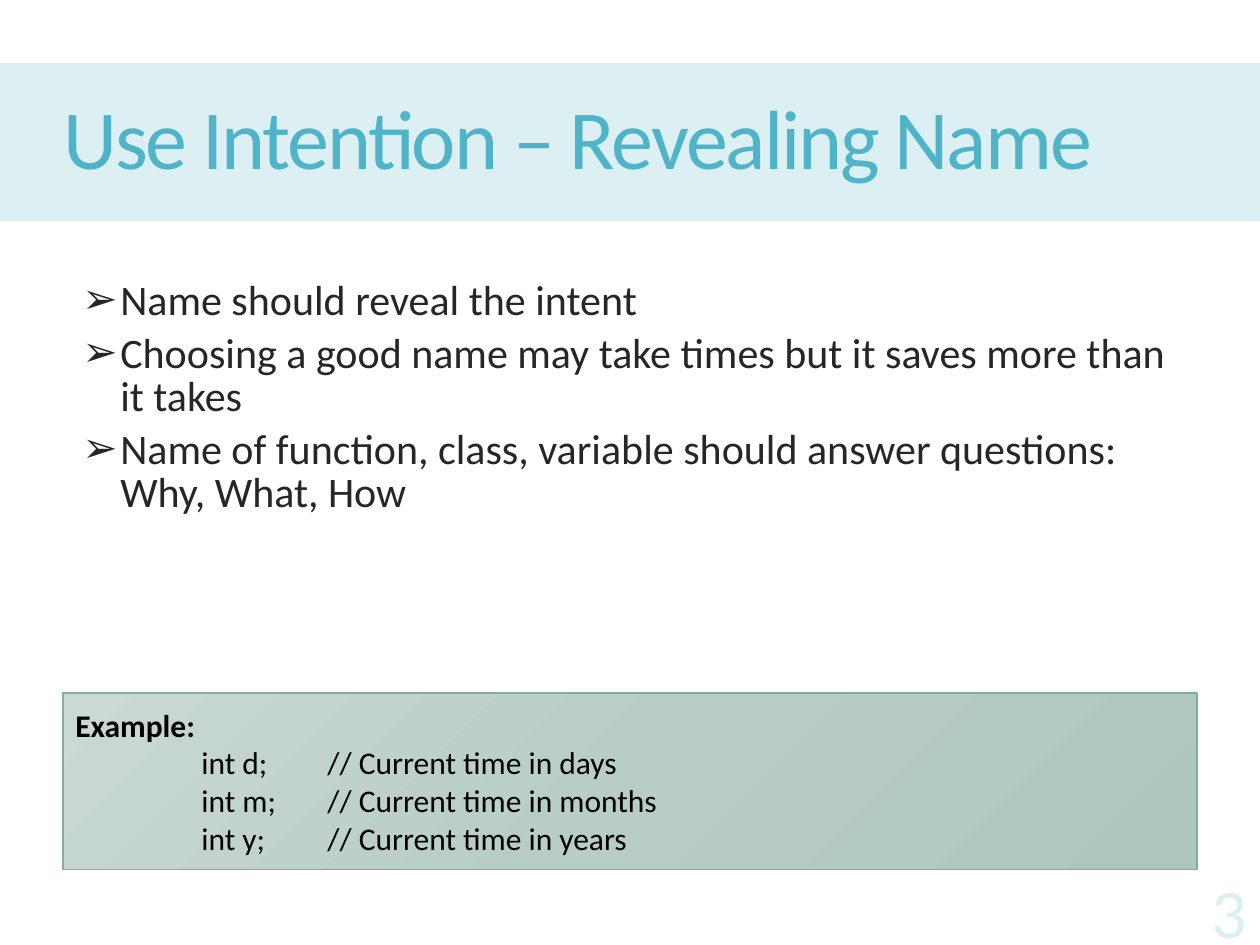
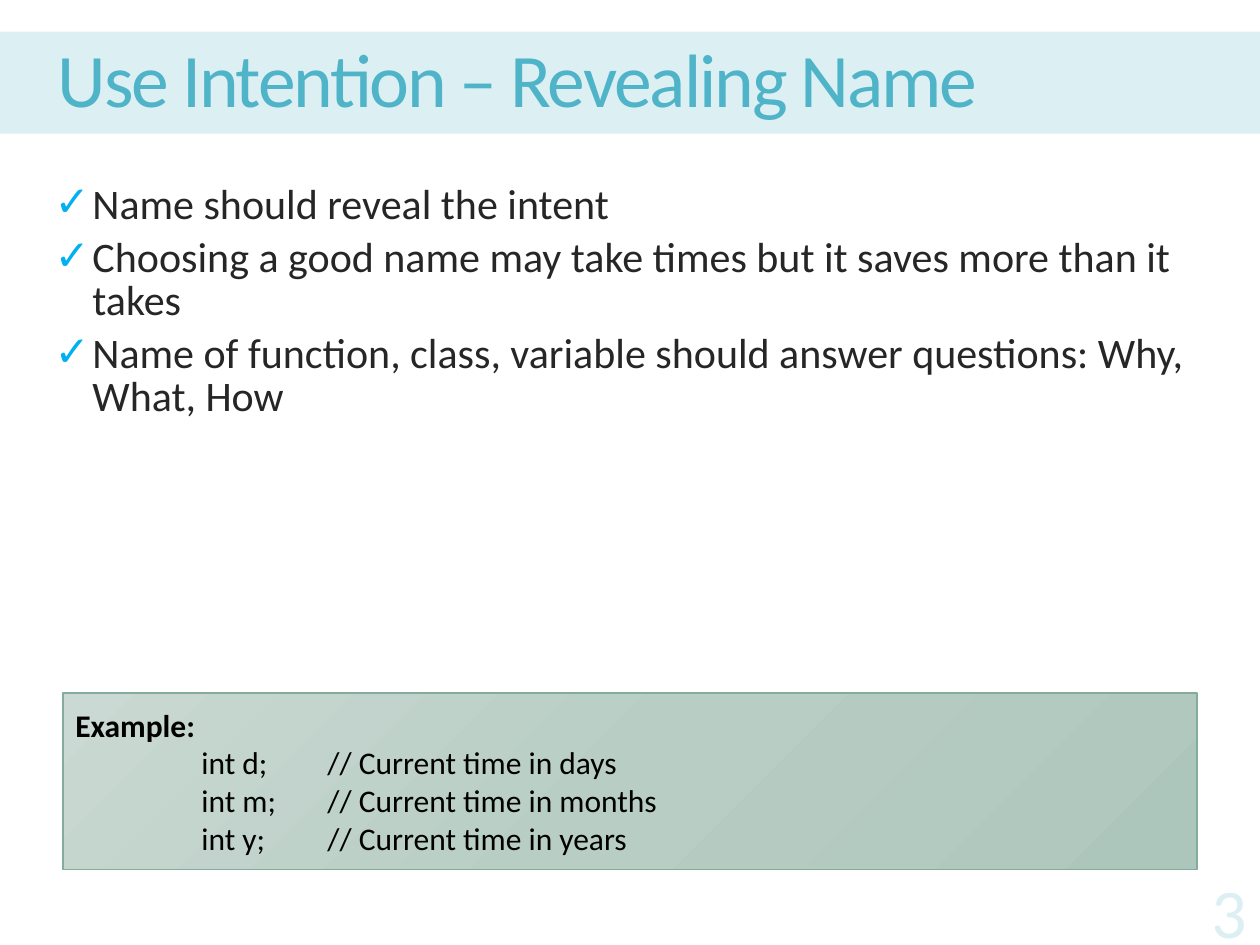
Before and after one commit to Monkey-D-Kid/CleanCode, a slide deck: slide 3 of CleanCode.pptx. Drawn at 1260x945 pixels with LibreOffice and Linux fonts; fonts in the diff are those of the drawing. Boxes give left, top, right and bottom in pixels: in the first picture for what was removed or moved away, otherwise in the second. Text is boxed around its words. In the diff, an @@ line names an element or a change of style, - is before the commit and + after.

```diff
--- a/CleanCode.pptx
+++ b/CleanCode.pptx
@@ title "Use Intention – Revealing Name": place and size @@
-title "Use Intention – Revealing Name" at [0, 63, 1260, 222]
+title "Use Intention – Revealing Name" at [0, 32, 1260, 134]
@@ title "Use Intention – Revealing Name" at [0, 32, 1260, 134]: size 48 to 43.2 pt @@
@@ text "Name should reveal the intent": place and size @@
-text "Name should reveal the intent" at [120, 286, 1164, 514]
+text "Name should reveal the intent" at [92, 190, 1183, 416]
@@ text "Name should reveal the intent" at [92, 190, 1183, 416]: bullet ➢ to ✓ @@
```
Also in this commit, not shown: 8 other slides changed, 19 slides added, 1 other file.
